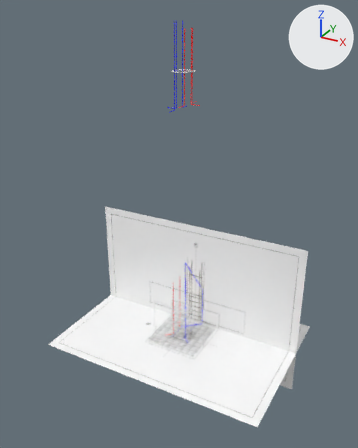
What one commit did to the glTF model teaching-contest/CH04/04柱完成.glb.
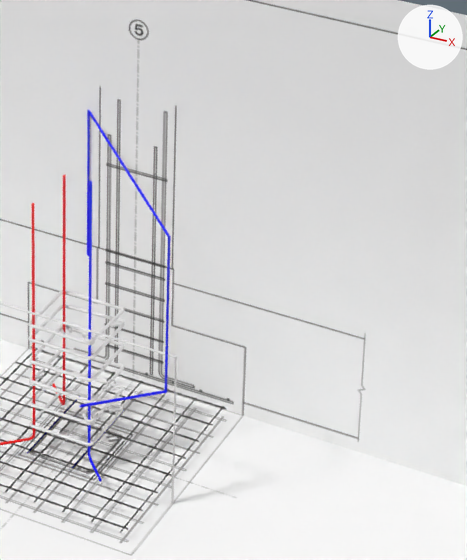
Old and new are each drawn whole from a 50 mm lens placed at (5368.0, -9965.0, 8307.0), pointed at (-76.0, -66.0, 3357.0) and again close up on the part from 46% to 75% of the width and 53% to 80% of the height. The axes (+X, +Y, +Z) are drawn at upper right. The lights are the same throughout. The first two pictures are the older version. Where no turn or scale is listed for an object, it has been applied to the vertices. Vertices at exactly the same position are counted once.

The first close-up shows '1360.012', '_3-3__curve_', '_3-3__curve_.001', '_3-3__curve_.002', '_3-3__curve_.003', '_3-3__curve_.004', '_3-3__curve_.005', '_4-4__curve_.001', '_4-4__curve_.002', '_4-4__curve_.003', '平面', '平面.001' and 4 more.
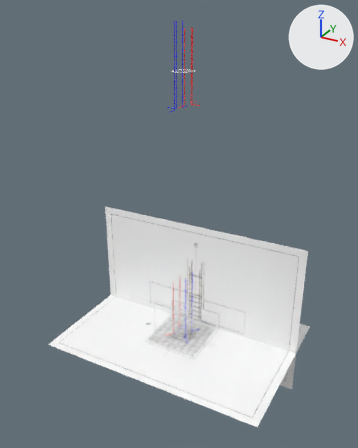
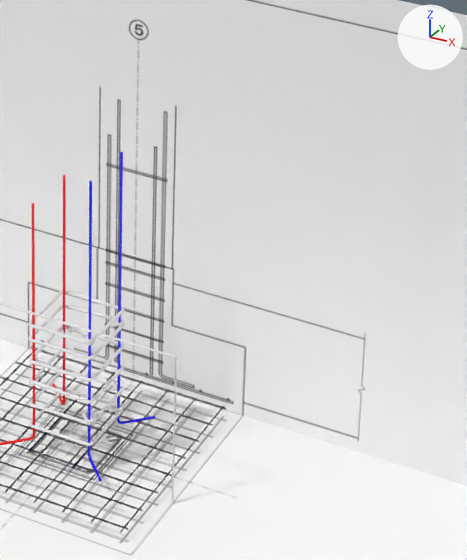
What differs and where, as boxes [x1, y1, x2, y2] in the close-ups (467 x 560 px):
'_4-4__curve_.003', reshaped (58% narrower, 9% shorter): before [80, 110, 171, 408]; after [117, 152, 155, 424]

Diff of the bpy script that builds the scene:
```diff
--- a/teaching-contest/CH04/04柱完成.glb.py
+++ b/teaching-contest/CH04/04柱完成.glb.py
@@ me_4_4__curve__003 @@
 # used by ob_4_4__curve__003; location = (195.0, 195.0, 930.0)
-me_4_4__curve__003.from_pydata(...)  # 240 vertices, 408 faces; spans x -524.0..552.0, y -875.0..904.0, z -108.0..906.0
+me_4_4__curve__003.from_pydata(...)  # 180 vertices, 356 faces; spans x -17.0..160.0, y -17.0..160.0, z -837.0..1023.0
+# me_4_4__curve__003 part 1: 240 vertices removed from x -524.0..552.0, y -875.0..904.0, z -108.0..906.0; 180 vertices added at x -17.0..160.0, y -17.0..160.0, z -837.0..1023.0
 me_4_4__curve__003.materials.append(mat_material__11_002)
```
